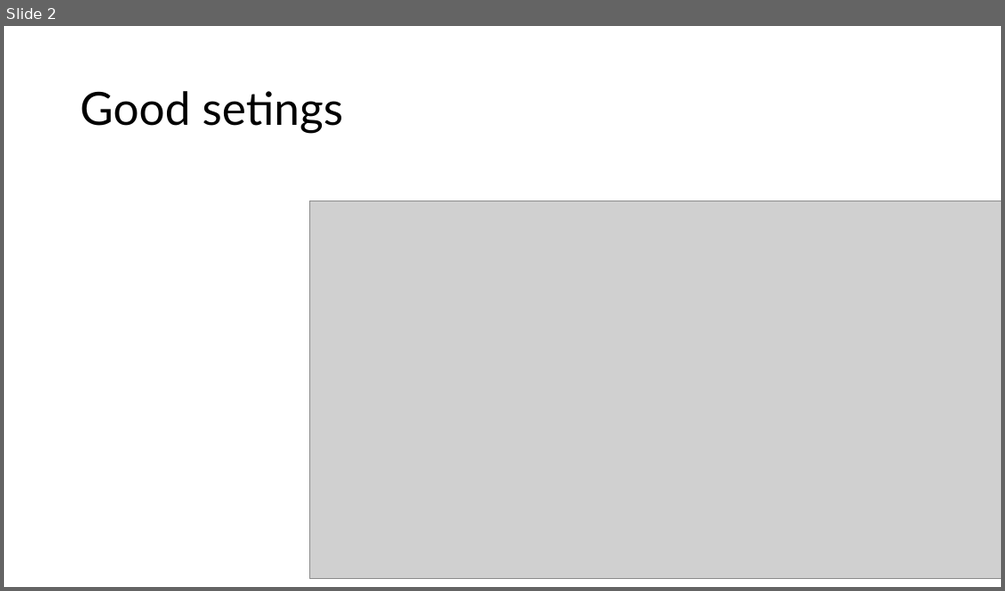
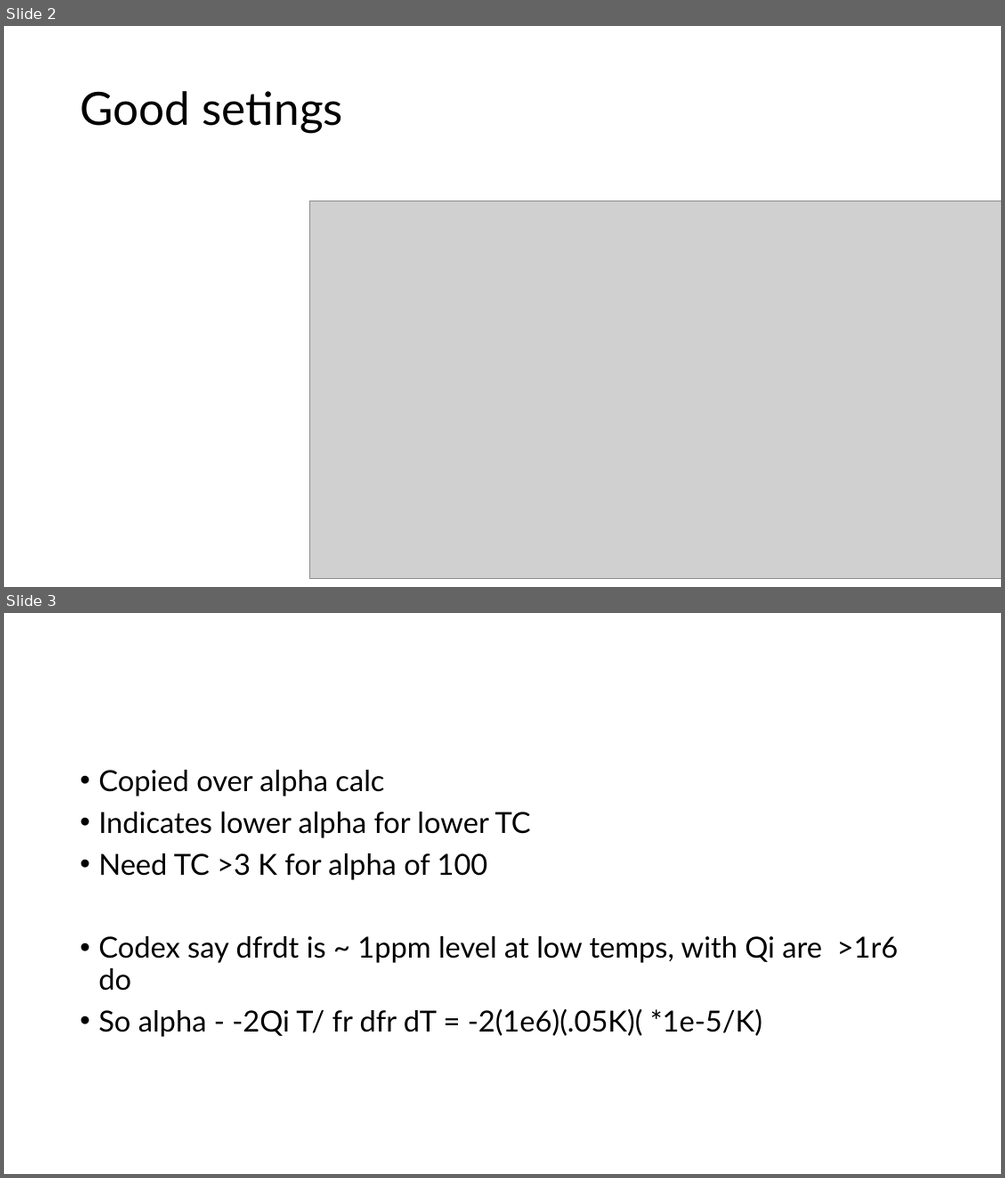
Before and after one commit to malindeman1999/neutrino-simple-abs, a slide deck: notes/New Microsoft PowerPoint Presentation.pptx. Shown one above the other, each under a label of ours: slide 2 before the commit, slides 2 and 3 after it. The pictures are 1005x591 and 1005x1178 pixels, drawn with LibreOffice and Linux fonts; fonts in the diff are those of the drawing; grey boxes stand for pictures. Boxes give left, top, right and bottom in pixels: in the first picture for what was removed or moved away, otherwise in the second. Text is boxed around its words. In the diff, an @@ line names an element or a change of style, - is before the commit and + after.

```diff
--- a/notes/New Microsoft PowerPoint Presentation.pptx
+++ b/notes/New Microsoft PowerPoint Presentation.pptx
@@ slide 3 added at (4, 613, 1001, 1174), background #FFFFFF @@
@@ text added at (98, 770, 898, 1037), 28 pt, text #000000 @@
+• Copied over alpha calc
+• Indicates lower alpha for lower TC
+• Need TC >3 K for alpha of 100
+• Codex say dfrdt is ~ 1ppm level at low temps, with Qi are >1r6 do
+• So alpha - -2Qi T/ fr dfr dT = -2(1e6)(.05K)( *1e-5/K)
```
Also in this commit, not shown: 1 other slide added, 11 other files.
